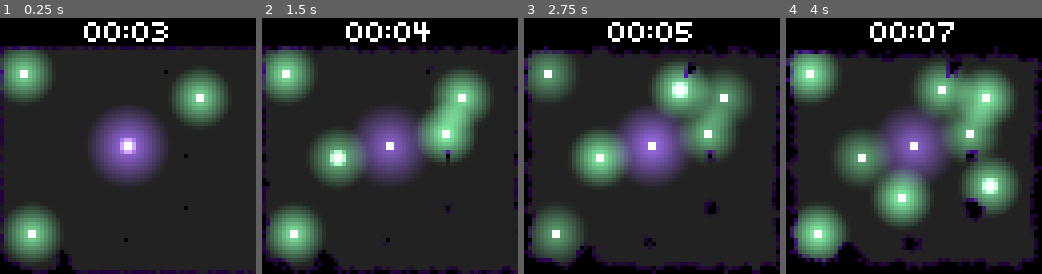
Above: before the commit, frames 1-4 (left to right).
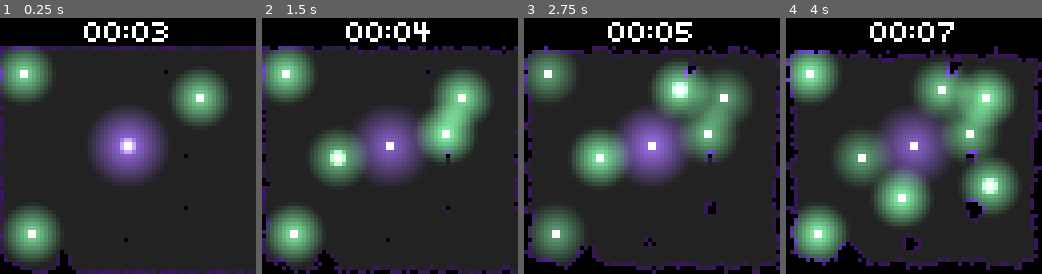
Above: after the commit, the same moments.

Repository: IceTyp/Voidvasion
Game: Godot game, scene res://src/map.tscn
Two runs of this game, one before a commit and one after it. Both use one fixed random seed, a clock stepped at 60 frames per second and the inputs below.
Inputs (mouse positions are in pixels of both pictures, inside the frame that each line leads up to):
- Up to frame 1 (0.25 s): no input
- Up to frame 2 (1.5 s): move the mouse to (446, 133) at 0.52 s; click (446, 133) at 0.67 s; move the mouse to (338, 158) at 1.27 s; click (338, 158) at 1.42 s
- Up to frame 3 (2.75 s): move the mouse to (677, 89) at 2.02 s; click (677, 89) at 2.17 s
- Up to frame 4 (4 s): move the mouse to (901, 197) at 2.77 s; click (901, 197) at 2.92 s; move the mouse to (990, 184) at 3.52 s; click (990, 184) at 3.67 s

The runs differ from the first frame. In frame 1, 2.5% of the frame differs, in the area x 0-100%, y 10-100%; in frame 2, 3.0%; in frame 3, 4.0%; in frame 4, 4.9%, in the area x 0-100%, y 10-99%.

Commit message:
use brighter color for approaching darkness

Diff:
--- a/godot/src/tiles/darkness_tile.tscn
+++ b/godot/src/tiles/darkness_tile.tscn
@@ -4,7 +4,7 @@
 
 [sub_resource type="Gradient" id="Gradient_wnqhe"]
 offsets = PackedFloat32Array(0)
-colors = PackedColorArray(0.329412, 0, 0.596078, 1)
+colors = PackedColorArray(0.592261, 0.214123, 1, 1)
 
 [sub_resource type="GradientTexture2D" id="GradientTexture2D_scbc5"]
 gradient = SubResource("Gradient_wnqhe")
